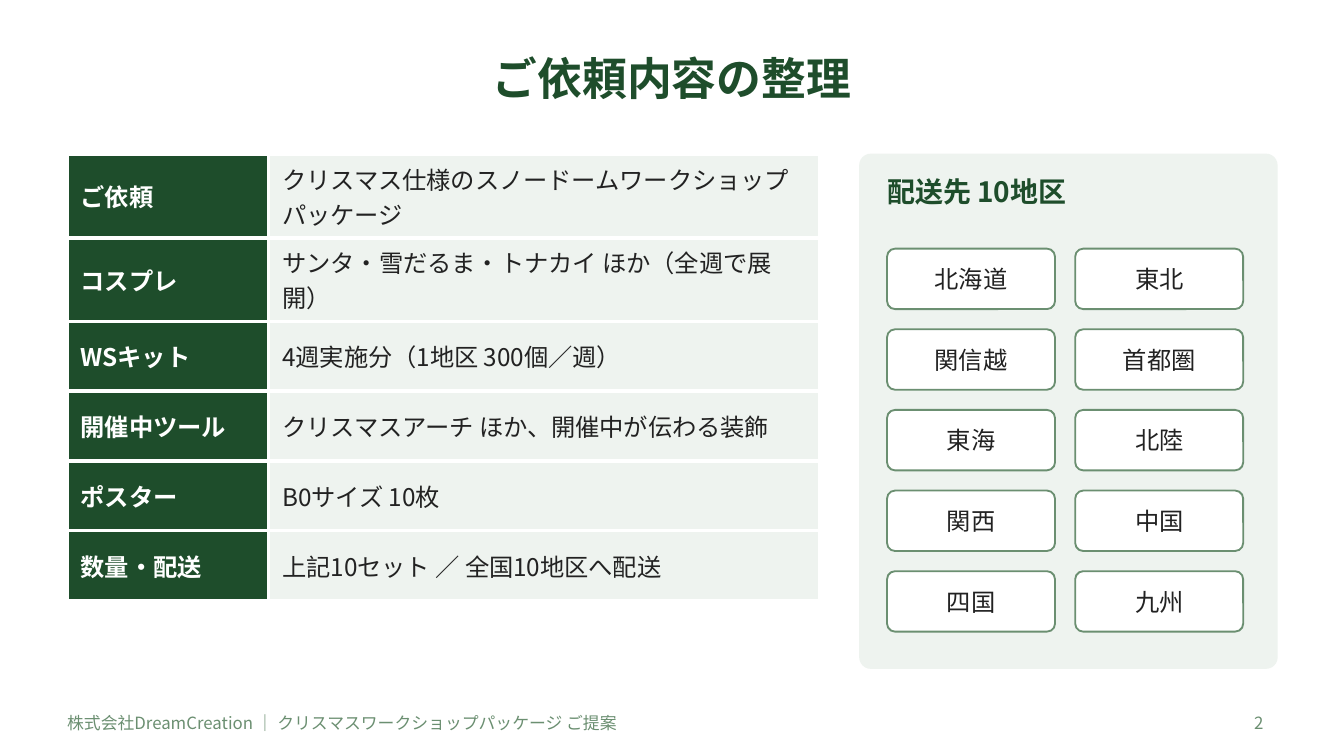
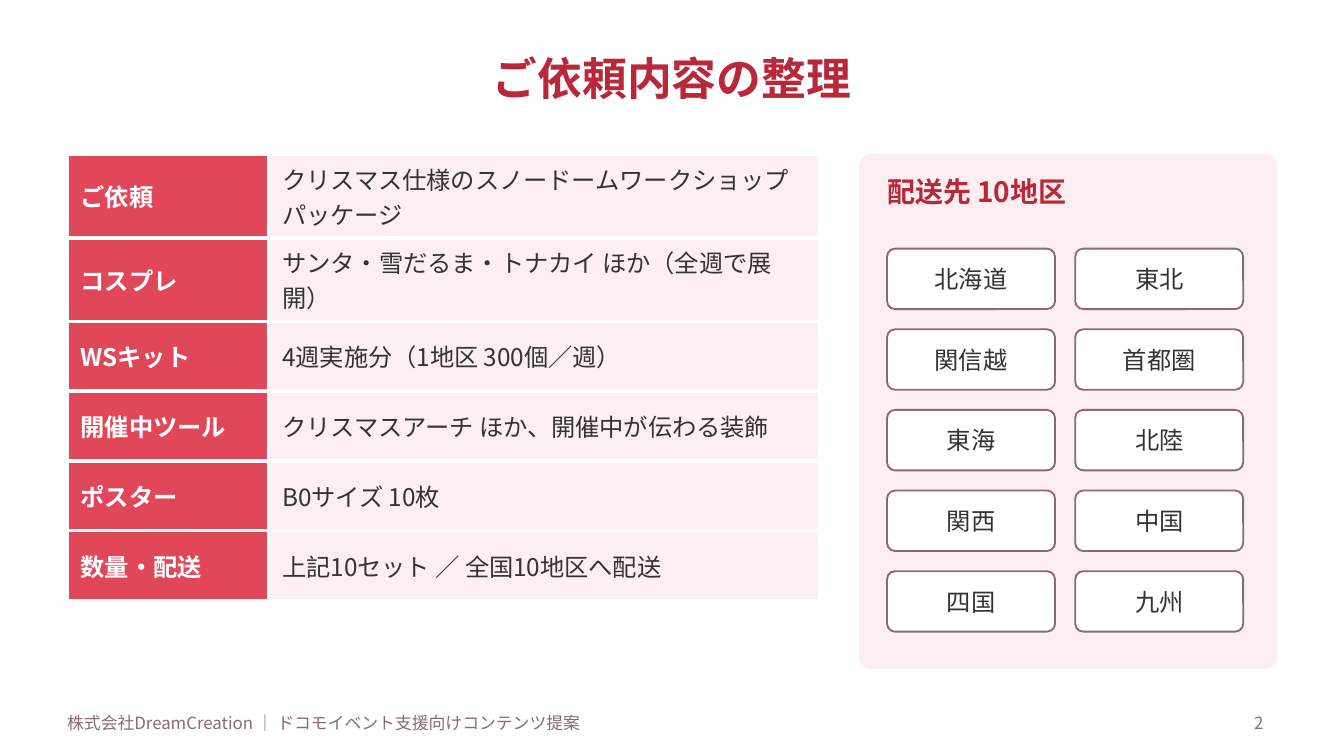
Before and after one commit to lunamax77/-next-vision, a slide deck: slide 2 of docs/proposals/2026-12_docomo_christmas-ws/企画書_NTTドコモ_クリスマスWS.pptx. Drawn at 1344x756 pixels with LibreOffice and Linux fonts; fonts in the diff are those of the drawing. Boxes give left, top, right and bottom in pixels: in the first picture for what was removed or moved away, otherwise in the second. Text is boxed around its words. In the diff, an @@ line names an element or a change of style, - is before the commit and + after.

```diff
--- a/docs/proposals/2026-12_docomo_christmas-ws/企画書_NTTドコモ_クリスマスWS.pptx
+++ b/docs/proposals/2026-12_docomo_christmas-ws/企画書_NTTドコモ_クリスマスWS.pptx
@@ title "ご依頼内容の整理" at bbox=[493, 56, 851, 99]: text colour #1E4D2B to #B8283A @@
@@ table at bbox=[67, 155, 820, 582] @@
@@ fill #1E4D2B to #E0485A in 6 cells @@
@@ fill #EEF3EF to #FDEFF1 in 6 cells @@
@@ text colour #222222 to #333333 in "クリスマス仕様のスノードームワークショップパッケージ", "サンタ・雪だるま・トナカイ ほか（全週で展開）", "4週実施分（1地区 300個／週）", "クリスマスアーチ ほか、開催中が伝わる装飾" and 2 more places @@
@@ rounded rectangle at bbox=[860, 155, 1277, 668]: fill #EEF3EF to #FDEFF1; outline #EEF3EF 1 pt to #FDEFF1 1 pt @@
@@ text "配送先 10地区" at bbox=[887, 178, 1066, 205]: text colour #1E4D2B to #B8283A @@
@@ text colour #222222 to #333333 in 10 elements at bbox=[935, 267, 1008, 290], bbox=[1135, 267, 1183, 290], bbox=[935, 348, 1008, 371], bbox=[1123, 348, 1196, 371], bbox=[947, 428, 995, 451], bbox=[1135, 428, 1183, 451], bbox=[947, 510, 995, 532], bbox=[1135, 509, 1183, 532], bbox=[947, 591, 995, 613], bbox=[1135, 591, 1183, 613] @@
@@ outline #6B8F71 1 pt to #8A6A6E 1 pt in 10 elements at bbox=[887, 249, 1055, 309], bbox=[1075, 249, 1243, 309], bbox=[887, 329, 1055, 390], bbox=[1075, 329, 1243, 390], bbox=[887, 410, 1055, 470], bbox=[1075, 410, 1243, 470], bbox=[887, 491, 1055, 551], bbox=[1075, 491, 1243, 551], bbox=[887, 571, 1055, 632], bbox=[1075, 571, 1243, 632] @@
@@ text at bbox=[67, 715, 580, 731]: text changed; text colour #6B8F71 to #8A6A6E @@
-株式会社DreamCreation ｜ クリスマスワークショップパッケージ ご提案
+株式会社DreamCreation ｜ ドコモイベント支援向けコンテンツ提案
@@ page number at bbox=[1254, 716, 1263, 729]: text colour #6B8F71 to #8A6A6E @@
```
Also in this commit, not shown: 12 other slides changed, 2 slides added, 1 slide removed, 2 other files.
